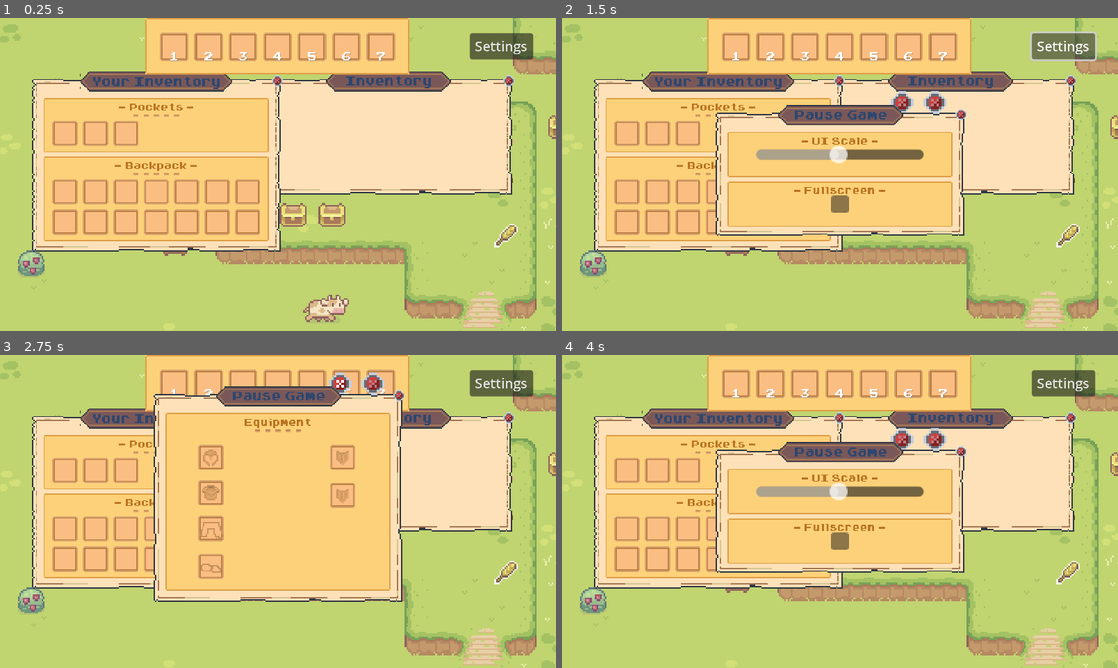
Above: before the commit, frames 1-4 (two rows, left to right).
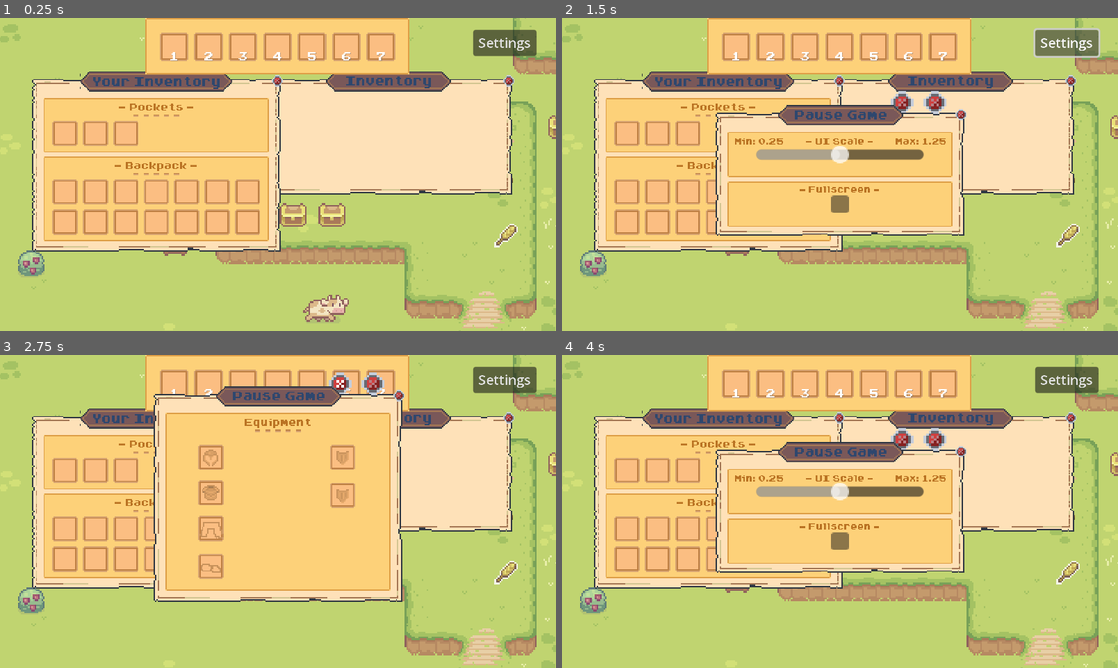
Above: after the commit, the same moments.

Repository: kawaiibats/tacobat
Game: Godot game, scene res://scenes/master.tscn
Two runs of this game, one before a commit and one after it. Both use one fixed random seed, a clock stepped at 60 frames per second and the inputs below. Sound files missing from this copy of the repository are replaced by a short silence.
Inputs (mouse positions are in pixels of both pictures, inside the frame that each line leads up to):
- Up to frame 1 (0.25 s): no input
- Up to frame 2 (1.5 s): drag from (595, 265) to (840, 174) at 0.52 s; click "Settings" at 1.25 s
- Up to frame 3 (2.75 s): click (339, 439) at 2 s
- Up to frame 4 (4 s): click (934, 383) at 2.75 s; tap Enter at 3.5 s; drag from (951, 473) to (840, 511) at 3.52 s

The runs differ from the first frame. In frame 1, 0.6% of the frame differs, in the area x 84-97%, y 3-14%; in frame 2, 1.3%, in the area x 31-97%, y 3-57%; in frame 3, 0.6%; in frame 4, 1.1%.

Commit message:
scale control and ui updates
windows resize better and improved bugs and functionality

Diff:
--- a/components/inventory/core/hotbar.tscn
+++ b/components/inventory/core/hotbar.tscn
@@ -11,7 +11,7 @@
 offset_right = 92.0
 offset_bottom = 39.0
 grow_horizontal = 2
-pivot_offset = Vector2(92, 0)
+pivot_offset = Vector2(92, 20)
 texture = ExtResource("1_0rox8")
 region_rect = Rect2(354, 274, 28, 12)
 patch_margin_left = 27
--- a/components/inventory/items/item_info.tscn
+++ b/components/inventory/items/item_info.tscn
@@ -32,6 +32,7 @@
 z_index = -1
 offset_right = 114.0
 offset_bottom = 53.0
+pivot_offset = Vector2(57, 26)
 size_flags_horizontal = 4
 texture = ExtResource("1_8f1q2")
 region_rect = Rect2(611.369, 83.4573, 40.936, 56.9753)
--- /dev/null
+++ b/font/pause_menu.tres
@@ -0,0 +1,8 @@
+[gd_resource type="LabelSettings" load_steps=2 format=3 uid="uid://dscamsml51w4"]
+
+[ext_resource type="FontFile" uid="uid://bk0dqa8dqm8de" path="res://font/Arcadepix Plus.ttf" id="1_bqtiv"]
+
+[resource]
+font = ExtResource("1_bqtiv")
+font_size = 28
+font_color = Color(0.729412, 0.45098, 0.137255, 1)
--- a/scenes/master.tscn
+++ b/scenes/master.tscn
@@ -98,6 +98,7 @@
 [node name="hotbar" parent="ui/ui_container/windows" instance=ExtResource("7_raxsw")]
 layout_mode = 1
 scale = Vector2(0.85, 0.85)
+pivot_offset = Vector2(92, 0)
 hotbarSize = 7
 
 [node name="buttons" type="Control" parent="ui/ui_container"]
@@ -113,10 +114,10 @@
 anchors_preset = 1
 anchor_left = 1.0
 anchor_right = 1.0
-offset_left = -51.0
-offset_top = 9.0
-offset_right = 24.0
-offset_bottom = 40.0
+offset_left = -49.0
+offset_top = 7.0
+offset_right = 26.0
+offset_bottom = 38.0
 grow_horizontal = 0
 scale = Vector2(0.5, 0.5)
 text = "Settings
--- a/ui/pause_menu.tscn
+++ b/ui/pause_menu.tscn
@@ -7,6 +7,7 @@
 [ext_resource type="Texture2D" uid="uid://b2rsr3rfkr086" path="res://art/calame/x_pressed.png" id="4_kehco"]
 [ext_resource type="Texture2D" uid="uid://b8ocnoig8tjtm" path="res://art/calame/x_hover.png" id="5_g0dst"]
 [ext_resource type="Texture2D" uid="uid://dk07cw0l7qoou" path="res://art/calame/x_disabled.png" id="6_cujrb"]
+[ext_resource type="LabelSettings" uid="uid://dscamsml51w4" path="res://font/pause_menu.tres" id="8_8bngl"]
 [ext_resource type="Script" path="res://components/inventory/core/equipment.gd" id="8_q18nj"]
 [ext_resource type="Texture2D" uid="uid://tfnokk56peh2" path="res://art/calame/bar.png" id="9_gke0u"]
 [ext_resource type="PackedScene" path="res://components/inventory/core/equipment_slot.tscn" id="10_s15y4"]
@@ -15,11 +16,6 @@
 font = ExtResource("2_s1xxi")
 font_size = 32
 font_color = Color(0.180392, 0.278431, 0.431373, 1)
-
-[sub_resource type="LabelSettings" id="LabelSettings_33m2r"]
-font = ExtResource("2_s1xxi")
-font_size = 32
-font_color = Color(0.729412, 0.45098, 0.137255, 1)
 
 [sub_resource type="LabelSettings" id="LabelSettings_jm24w"]
 font = ExtResource("2_s1xxi")
@@ -48,6 +44,8 @@
 patch_margin_bottom = 5
 script = ExtResource("2_rb7a7")
 scale_slider_path = NodePath("tab_list/settings_tab/setting_list/scale/HSlider")
+label_min_path = NodePath("tab_list/settings_tab/setting_list/scale/label_min")
+label_max_path = NodePath("tab_list/settings_tab/setting_list/scale/label_max")
 tab_list_path = NodePath("tab_list")
 settings_tab_path = NodePath("tab_list/settings_tab")
 equipment_tab_path = NodePath("tab_list/equipment_tab")
@@ -165,12 +163,12 @@
 [node name="label_setting_name" type="Label" parent="tab_list/settings_tab/setting_list/scale"]
 layout_mode = 1
 offset_left = 4.0
-offset_top = 2.0
+offset_top = 3.0
 offset_right = 431.0
-offset_bottom = 29.0
+offset_bottom = 30.0
 scale = Vector2(0.4, 0.4)
 text = "- UI Scale -"
-label_settings = SubResource("LabelSettings_33m2r")
+label_settings = ExtResource("8_8bngl")
 horizontal_alignment = 1
 
 [node name="HSlider" type="HSlider" parent="tab_list/settings_tab/setting_list/scale"]
@@ -185,10 +183,46 @@
 offset_bottom = 8.0
 grow_horizontal = 2
 grow_vertical = 2
-min_value = 0.4
-max_value = 1.0
-step = 0.1
-value = 0.7
+min_value = 0.25
+max_value = 1.25
+step = 0.05
+value = 0.75
+
+[node name="label_min" type="Label" parent="tab_list/settings_tab/setting_list/scale"]
+layout_mode = 1
+anchors_preset = -1
+anchor_left = 0.206
+anchor_top = 0.229
+anchor_right = 0.206
+anchor_bottom = 0.229
+offset_left = -165.668
+offset_top = -14.744
+offset_right = -67.668
+offset_bottom = 10.256
+scale = Vector2(0.4, 0.4)
+pivot_offset = Vector2(225, 16.25)
+text = "Min: #
+"
+label_settings = ExtResource("8_8bngl")
+horizontal_alignment = 1
+
+[node name="label_max" type="Label" parent="tab_list/settings_tab/setting_list/scale"]
+layout_mode = 1
+anchors_preset = -1
+anchor_left = 0.206
+anchor_top = 0.229
+anchor_right = 0.206
+anchor_bottom = 0.229
+offset_left = -38.668
+offset_top = -14.744
+offset_right = 59.332
+offset_bottom = 10.256
+scale = Vector2(0.4, 0.4)
+pivot_offset = Vector2(225, 16.25)
+text = "Max: #
+"
+label_settings = ExtResource("8_8bngl")
+horizontal_alignment = 1
 
 [node name="fullscreen" type="NinePatchRect" parent="tab_list/settings_tab/setting_list"]
 custom_minimum_size = Vector2(0, 36)
@@ -208,7 +242,7 @@
 offset_bottom = 29.0
 scale = Vector2(0.4, 0.4)
 text = "- Fullscreen -"
-label_settings = SubResource("LabelSettings_33m2r")
+label_settings = ExtResource("8_8bngl")
 horizontal_alignment = 1
 
 [node name="CheckBox" type="CheckBox" parent="tab_list/settings_tab/setting_list/fullscreen"]
--- a/ui/settings.gd
+++ b/ui/settings.gd
@@ -1,8 +1,22 @@
 extends Scale_Control
 
+
+
+
+# settings
 @export var scale_slider_path: NodePath
 @onready var scale_slider = get_node( scale_slider_path ) as HSlider
 
+@export var label_min_path: NodePath
+@onready var label_min = get_node( label_min_path ) as Label
+
+@export var label_max_path: NodePath
+@onready var label_max = get_node( label_max_path ) as Label
+
+
+
+
+# tabs
 @export var tab_list_path: NodePath
 @onready var tab_list = get_node( tab_list_path ) as Control
 
@@ -25,6 +39,12 @@
 func _physics_process(_delta):
 	if Input.is_action_just_pressed("openSettings"):
 		pauseGUI()
+
+
+func _ready():
+	label_min.text = "Min: %s" % scale_slider.min_value
+	label_max.text = "Max: %s" % scale_slider.max_value
+
 
 
 
